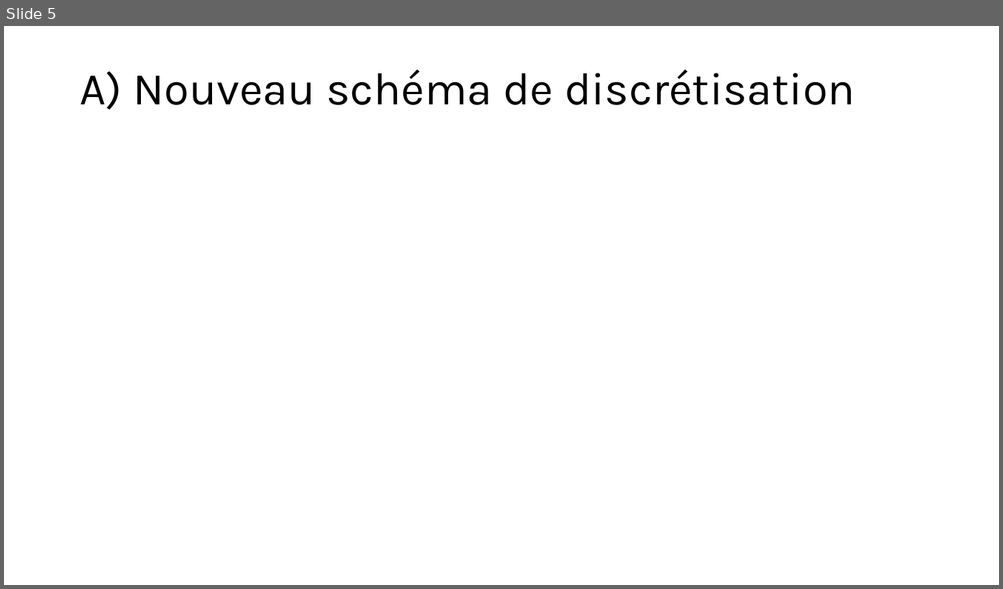
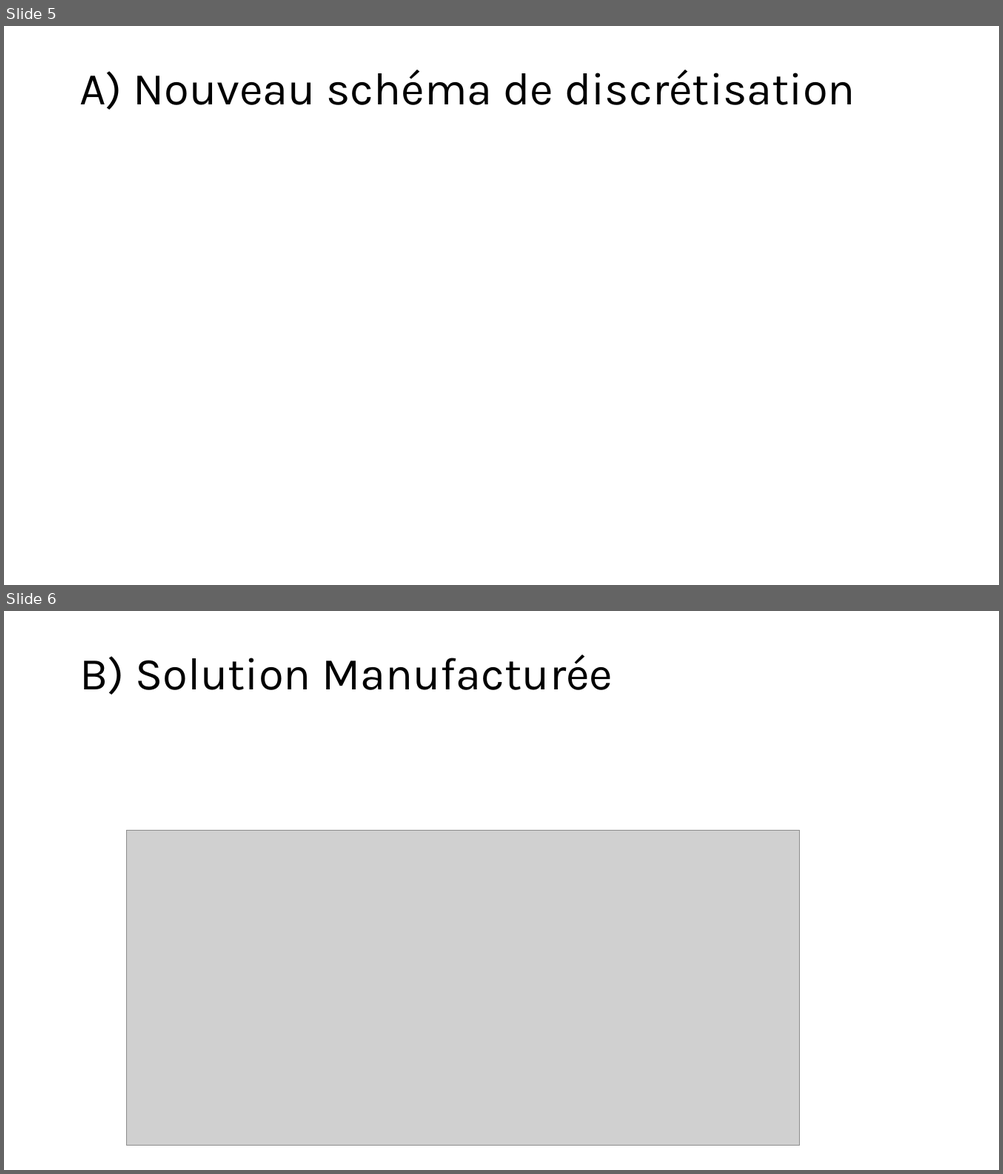
Before and after one commit to antoine-pt/MEC8211, a slide deck: MEC8211-Devoir2.pptx. Shown one above the other, each under a label of ours: slide 5 before the commit, slides 5 and 6 after it. The pictures are 1003x589 and 1003x1174 pixels, drawn with LibreOffice and Linux fonts; fonts in the diff are those of the drawing; grey boxes stand for pictures. Boxes give left, top, right and bottom in pixels: in the first picture for what was removed or moved away, otherwise in the second. Text is boxed around its words. In the diff, an @@ line names an element or a change of style, - is before the commit and + after.

```diff
--- a/MEC8211-Devoir2.pptx
+++ b/MEC8211-Devoir2.pptx
@@ slide 6 added at (4, 611, 999, 1170), background #FFFFFF @@
@@ title added at (79, 655, 612, 695), 44 pt, text #000000 @@
+B) Solution Manufacturée
@@ picture added at (126, 830, 800, 1146) @@
```
Also in this commit, not shown: 5 other slides added.
